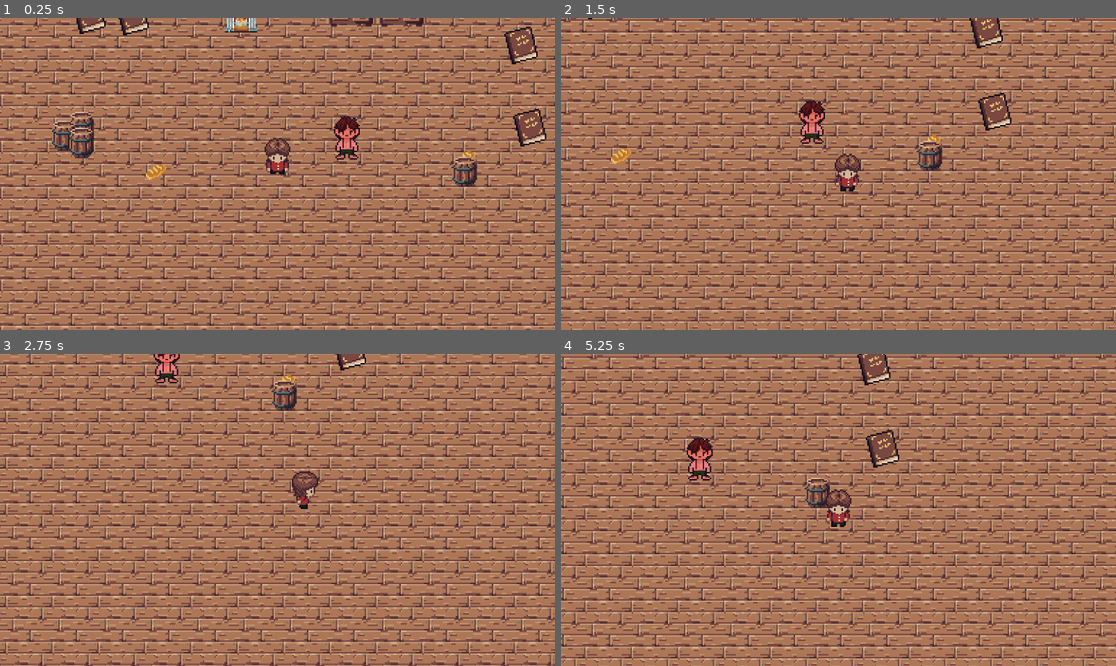
Above: before the commit, frames 1-4 (two rows, left to right).
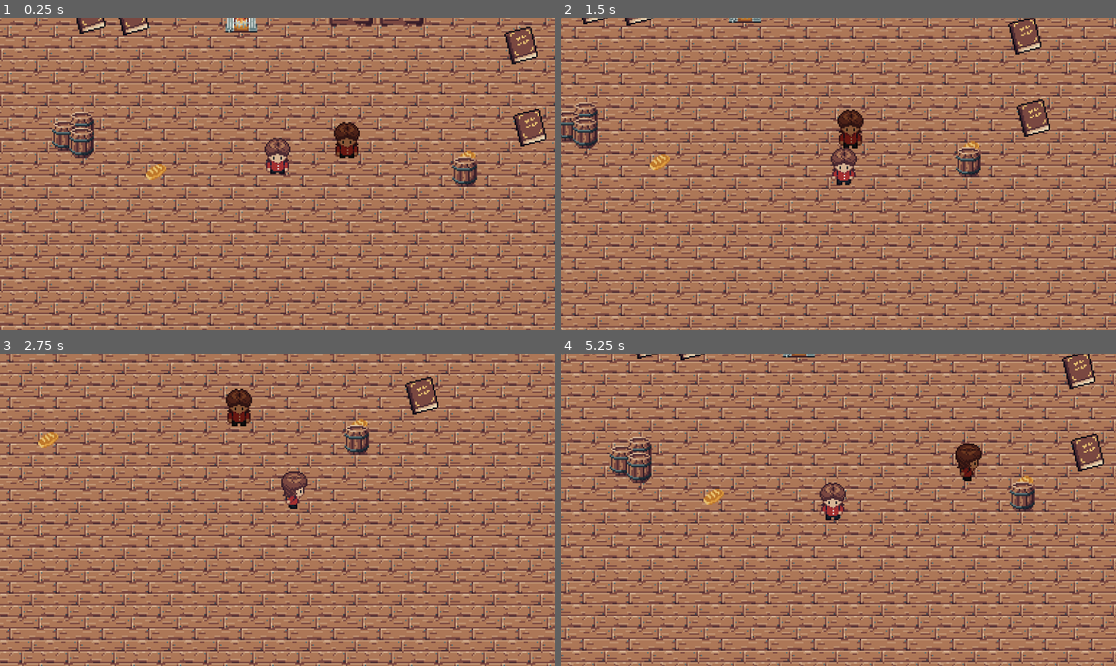
Above: after the commit, the same moments.

Repository: peterakerblom/hoblib
Game: Godot game, scene res://scenes/level.tscn
The game is run twice, just before and just after one commit, with the same random seed, the same clock (stepped at 60 frames per second) and the same inputs.
Inputs:
- Up to frame 1 (0.25 s): no input
- Up to frame 2 (1.5 s): hold Right (right) 0.53-1.28 s; tap E (interact) at 0.6, 1.35 s; hold Down (down) from 1.28 s (still down)
- Up to frame 3 (2.75 s): release Down (down) at 2.03 s; hold Right (right) from 2.03 s (still down); tap E (interact) at 2.1 s
- Up to frame 4 (5.25 s): release Right (right) at 2.78 s; hold Up (up) 2.78-3.53 s; tap E (interact) every 0.75 s from 2.85 to 5.1 s; hold Left (left) 3.53-5.03 s; hold Down (down) from 5.03 s (still down)

The runs differ from the first frame. In frame 1, 0.5% of the frame differs, in the area x 60-65%, y 31-46%; in frame 2, 62%, in the area x 0-100%, y 0-100%; in frame 3, 55%; in frame 4, 60%.

Commit message:
visitor states

Diff:
--- a/scenes/npc/visior.tscn
+++ b/scenes/npc/visior.tscn
@@ -1,7 +1,8 @@
-[gd_scene load_steps=5 format=3 uid="uid://bnxlb4muubu2e"]
+[gd_scene load_steps=37 format=3 uid="uid://bnxlb4muubu2e"]
 
 [ext_resource type="Script" path="res://scripts/npc/visitor.gd" id="1_3f73w"]
 [ext_resource type="Texture2D" uid="uid://d1ygm5y62p75n" path="res://assets/hoblib_player_32x22.png" id="1_fm7jx"]
+[ext_resource type="Texture2D" uid="uid://d08ncp5tpvat7" path="res://assets/Top-down Character (32x32, idle-run).png" id="3_nbq12"]
 
 [sub_resource type="CircleShape2D" id="CircleShape2D_bek4o"]
 radius = 7.0
@@ -9,10 +10,254 @@
 [sub_resource type="CircleShape2D" id="CircleShape2D_wdqkb"]
 radius = 19.0
 
+[sub_resource type="AtlasTexture" id="AtlasTexture_in1t8"]
+atlas = ExtResource("3_nbq12")
+region = Rect2(0, 0, 32, 32)
+
+[sub_resource type="AtlasTexture" id="AtlasTexture_qefgs"]
+atlas = ExtResource("3_nbq12")
+region = Rect2(32, 0, 32, 32)
+
+[sub_resource type="AtlasTexture" id="AtlasTexture_avxff"]
+atlas = ExtResource("3_nbq12")
+region = Rect2(64, 0, 32, 32)
+
+[sub_resource type="AtlasTexture" id="AtlasTexture_kttbh"]
+atlas = ExtResource("3_nbq12")
+region = Rect2(96, 0, 32, 32)
+
+[sub_resource type="AtlasTexture" id="AtlasTexture_14c32"]
+atlas = ExtResource("3_nbq12")
+region = Rect2(128, 0, 32, 32)
+
+[sub_resource type="AtlasTexture" id="AtlasTexture_1g41r"]
+atlas = ExtResource("3_nbq12")
+region = Rect2(160, 0, 32, 32)
+
+[sub_resource type="AtlasTexture" id="AtlasTexture_1nktk"]
+atlas = ExtResource("3_nbq12")
+region = Rect2(0, 256, 32, 32)
+
+[sub_resource type="AtlasTexture" id="AtlasTexture_beibu"]
+atlas = ExtResource("3_nbq12")
+region = Rect2(32, 256, 32, 32)
+
+[sub_resource type="AtlasTexture" id="AtlasTexture_14a4s"]
+atlas = ExtResource("3_nbq12")
+region = Rect2(64, 256, 32, 32)
+
+[sub_resource type="AtlasTexture" id="AtlasTexture_kekxw"]
+atlas = ExtResource("3_nbq12")
+region = Rect2(96, 256, 32, 32)
+
+[sub_resource type="AtlasTexture" id="AtlasTexture_4yrm5"]
+atlas = ExtResource("3_nbq12")
+region = Rect2(128, 256, 32, 32)
+
+[sub_resource type="AtlasTexture" id="AtlasTexture_pjreh"]
+atlas = ExtResource("3_nbq12")
+region = Rect2(160, 256, 32, 32)
+
+[sub_resource type="AtlasTexture" id="AtlasTexture_lbpy0"]
+atlas = ExtResource("3_nbq12")
+region = Rect2(0, 448, 32, 32)
+
+[sub_resource type="AtlasTexture" id="AtlasTexture_hwfyk"]
+atlas = ExtResource("3_nbq12")
+region = Rect2(32, 448, 32, 32)
+
+[sub_resource type="AtlasTexture" id="AtlasTexture_j3hl0"]
+atlas = ExtResource("3_nbq12")
+region = Rect2(64, 448, 32, 32)
+
+[sub_resource type="AtlasTexture" id="AtlasTexture_1me43"]
+atlas = ExtResource("3_nbq12")
+region = Rect2(96, 448, 32, 32)
+
+[sub_resource type="AtlasTexture" id="AtlasTexture_2vc53"]
+atlas = ExtResource("3_nbq12")
+region = Rect2(128, 448, 32, 32)
+
+[sub_resource type="AtlasTexture" id="AtlasTexture_ssimw"]
+atlas = ExtResource("3_nbq12")
+region = Rect2(160, 448, 32, 32)
+
+[sub_resource type="AtlasTexture" id="AtlasTexture_eaqrk"]
+atlas = ExtResource("3_nbq12")
+region = Rect2(0, 320, 32, 32)
+
+[sub_resource type="AtlasTexture" id="AtlasTexture_7p0po"]
+atlas = ExtResource("3_nbq12")
+region = Rect2(32, 320, 32, 32)
+
+[sub_resource type="AtlasTexture" id="AtlasTexture_hpoeu"]
+atlas = ExtResource("3_nbq12")
+region = Rect2(64, 320, 32, 32)
+
+[sub_resource type="AtlasTexture" id="AtlasTexture_mpg22"]
+atlas = ExtResource("3_nbq12")
+region = Rect2(96, 320, 32, 32)
+
+[sub_resource type="AtlasTexture" id="AtlasTexture_fep1p"]
+atlas = ExtResource("3_nbq12")
+region = Rect2(128, 320, 32, 32)
+
+[sub_resource type="AtlasTexture" id="AtlasTexture_hcvws"]
+atlas = ExtResource("3_nbq12")
+region = Rect2(160, 320, 32, 32)
+
+[sub_resource type="AtlasTexture" id="AtlasTexture_qopa4"]
+atlas = ExtResource("3_nbq12")
+region = Rect2(0, 384, 32, 32)
+
+[sub_resource type="AtlasTexture" id="AtlasTexture_eoqaa"]
+atlas = ExtResource("3_nbq12")
+region = Rect2(32, 384, 32, 32)
+
+[sub_resource type="AtlasTexture" id="AtlasTexture_vqjk4"]
+atlas = ExtResource("3_nbq12")
+region = Rect2(64, 384, 32, 32)
+
+[sub_resource type="AtlasTexture" id="AtlasTexture_qj357"]
+atlas = ExtResource("3_nbq12")
+region = Rect2(96, 384, 32, 32)
+
+[sub_resource type="AtlasTexture" id="AtlasTexture_kdexr"]
+atlas = ExtResource("3_nbq12")
+region = Rect2(128, 384, 32, 32)
+
+[sub_resource type="AtlasTexture" id="AtlasTexture_wwfxv"]
+atlas = ExtResource("3_nbq12")
+region = Rect2(160, 384, 32, 32)
+
+[sub_resource type="SpriteFrames" id="SpriteFrames_7o8o6"]
+animations = [{
+"frames": [],
+"loop": true,
+"name": &"default",
+"speed": 5.0
+}, {
+"frames": [{
+"duration": 1.0,
+"texture": SubResource("AtlasTexture_in1t8")
+}, {
+"duration": 1.0,
+"texture": SubResource("AtlasTexture_qefgs")
+}, {
+"duration": 1.0,
+"texture": SubResource("AtlasTexture_avxff")
+}, {
+"duration": 1.0,
+"texture": SubResource("AtlasTexture_kttbh")
+}, {
+"duration": 1.0,
+"texture": SubResource("AtlasTexture_14c32")
+}, {
+"duration": 1.0,
+"texture": SubResource("AtlasTexture_1g41r")
+}],
+"loop": true,
+"name": &"idle",
+"speed": 8.0
+}, {
+"frames": [{
+"duration": 1.0,
+"texture": SubResource("AtlasTexture_1nktk")
+}, {
+"duration": 1.0,
+"texture": SubResource("AtlasTexture_beibu")
+}, {
+"duration": 1.0,
+"texture": SubResource("AtlasTexture_14a4s")
+}, {
+"duration": 1.0,
+"texture": SubResource("AtlasTexture_kekxw")
+}, {
+"duration": 1.0,
+"texture": SubResource("AtlasTexture_4yrm5")
+}, {
+"duration": 1.0,
+"texture": SubResource("AtlasTexture_pjreh")
+}],
+"loop": true,
+"name": &"walk_down",
+"speed": 8.0
+}, {
+"frames": [{
+"duration": 1.0,
+"texture": SubResource("AtlasTexture_lbpy0")
+}, {
+"duration": 1.0,
+"texture": SubResource("AtlasTexture_hwfyk")
+}, {
+"duration": 1.0,
+"texture": SubResource("AtlasTexture_j3hl0")
+}, {
+"duration": 1.0,
+"texture": SubResource("AtlasTexture_1me43")
+}, {
+"duration": 1.0,
+"texture": SubResource("AtlasTexture_2vc53")
+}, {
+"duration": 1.0,
+"texture": SubResource("AtlasTexture_ssimw")
+}],
+"loop": true,
+"name": &"walk_left",
+"speed": 8.0
+}, {
+"frames": [{
+"duration": 1.0,
+"texture": SubResource("AtlasTexture_eaqrk")
+}, {
+"duration": 1.0,
+"texture": SubResource("AtlasTexture_7p0po")
+}, {
+"duration": 1.0,
+"texture": SubResource("AtlasTexture_hpoeu")
+}, {
+"duration": 1.0,
+"texture": SubResource("AtlasTexture_mpg22")
+}, {
+"duration": 1.0,
+"texture": SubResource("AtlasTexture_fep1p")
+}, {
+"duration": 1.0,
+"texture": SubResource("AtlasTexture_hcvws")
+}],
+"loop": true,
+"name": &"walk_right",
+"speed": 8.0
+}, {
+"frames": [{
+"duration": 1.0,
+"texture": SubResource("AtlasTexture_qopa4")
+}, {
+"duration": 1.0,
+"texture": SubResource("AtlasTexture_eoqaa")
+}, {
+"duration": 1.0,
+"texture": SubResource("AtlasTexture_vqjk4")
+}, {
+"duration": 1.0,
+"texture": SubResource("AtlasTexture_qj357")
+}, {
+"duration": 1.0,
+"texture": SubResource("AtlasTexture_kdexr")
+}, {
+"duration": 1.0,
+"texture": SubResource("AtlasTexture_wwfxv")
+}],
+"loop": true,
+"name": &"walk_up",
+"speed": 8.0
+}]
+
 [node name="Visitor" type="CharacterBody2D"]
 script = ExtResource("1_3f73w")
 
 [node name="Sprite2D" type="Sprite2D" parent="."]
+visible = false
 modulate = Color(1, 0.541176, 0.572549, 1)
 texture_filter = 1
 position = Vector2(0, -14)
@@ -27,3 +272,11 @@
 [node name="CollisionShape2D" type="CollisionShape2D" parent="InteractionArea"]
 position = Vector2(0, -8)
 shape = SubResource("CircleShape2D_wdqkb")
+
+[node name="AnimatedSprite2D" type="AnimatedSprite2D" parent="."]
+modulate = Color(0.62817, 0.478324, 0.364694, 1)
+texture_filter = 1
+position = Vector2(0, -16)
+sprite_frames = SubResource("SpriteFrames_7o8o6")
+animation = &"idle"
+autoplay = "idle"
--- a/scenes/player/player.tscn
+++ b/scenes/player/player.tscn
@@ -261,7 +261,7 @@
 texture_filter = 1
 position = Vector2(0, -16)
 sprite_frames = SubResource("SpriteFrames_qdoy2")
-animation = &"walk_right"
+animation = &"walk_up"
 autoplay = "idle"
 
 [node name="Inventory" parent="." instance=ExtResource("2_uhlx1")]
--- a/scripts/npc/visitor.gd
+++ b/scripts/npc/visitor.gd
@@ -1,13 +1,14 @@
 extends CharacterBody2D
 class_name Visitor
 
-var speed = 100.0
+var speed = 20.0
 
 var current_state: NpcState
 var states:= {}
 
 var interactable: Interactable
 
+@onready var animated_sprite: AnimatedSprite2D = $AnimatedSprite2D
 @onready var inventory: Inventory = $Inventory
 
 func _ready() -> void:
--- a/scripts/player/player.gd
+++ b/scripts/player/player.gd
@@ -1,7 +1,7 @@
 extends CharacterBody2D
 class_name Player
 
-var speed = 100.0
+var speed = 60.0
 
 var current_state: PlayerState
 var states:= {}
--- a/scripts/states/npc_states/npc_state.gd
+++ b/scripts/states/npc_states/npc_state.gd
@@ -3,6 +3,7 @@
 
 var npc: CharacterBody2D
 var state_name: String
+var timer := 0.0
 
 func enter() -> void:
 	pass
--- a/scripts/states/npc_states/npc_state_idle.gd
+++ b/scripts/states/npc_states/npc_state_idle.gd
@@ -3,6 +3,9 @@
 func enter() -> void:
 	state_name = "idle"
 	npc.velocity = Vector2.ZERO
+	npc.animated_sprite.play("idle")
+
+	timer = randf_range(2.0, 5.0)
 
 func exit() -> void:
 	pass
@@ -10,14 +13,8 @@
 func update(_delta) -> void:
 	pass
 
-func physics_update(_delta) -> void:
-	#var input_dir = Input.get_vector(
-		#"left", "right",
-		#"up", "down"
-	#)
-	#
-	#if Input.is_action_just_pressed("interact") and player.interactable:
-		#player.change_state(Enums.State.INTERACT)
+func physics_update(delta) -> void:
+	timer -= delta
 
-	if npc.velocity != Vector2.ZERO:
+	if timer <= 0:
 		npc.change_state(Enums.NpcStateEnum.WALK)
--- a/scripts/states/npc_states/npc_state_walk.gd
+++ b/scripts/states/npc_states/npc_state_walk.gd
@@ -1,8 +1,30 @@
 extends NpcState
+
+var direction := Vector2.ZERO
 
 func enter() -> void:
 	state_name = "walk"
-	npc.velocity = Vector2.ZERO
+	timer = randf_range(1.0, 3.0)
+
+	var directions = [
+		Vector2.UP,
+		Vector2.DOWN,
+		Vector2.LEFT,
+		Vector2.RIGHT
+	]
+	direction = directions.pick_random()
+
+	npc.velocity = direction * npc.speed
+
+	match direction:
+		Vector2.UP:
+			npc.animated_sprite.play("walk_up")
+		Vector2.DOWN:
+			npc.animated_sprite.play("walk_down")
+		Vector2.LEFT:
+			npc.animated_sprite.play("walk_left")
+		Vector2.RIGHT:
+			npc.animated_sprite.play("walk_right")
 
 func exit() -> void:
 	pass
@@ -10,14 +32,10 @@
 func update(_delta) -> void:
 	pass
 
-func physics_update(_delta) -> void:
-	#var input_dir = Input.get_vector(
-		#"left", "right",
-		#"up", "down"
-	#)
-	#
-	#if Input.is_action_just_pressed("interact") and player.interactable:
-		#player.change_state(Enums.State.INTERACT)
+func physics_update(delta) -> void:
+	timer -= delta
 
-	if npc.velocity == Vector2.ZERO:
+	npc.velocity = direction * npc.speed
+
+	if timer <= 0:
 		npc.change_state(Enums.NpcStateEnum.IDLE)
